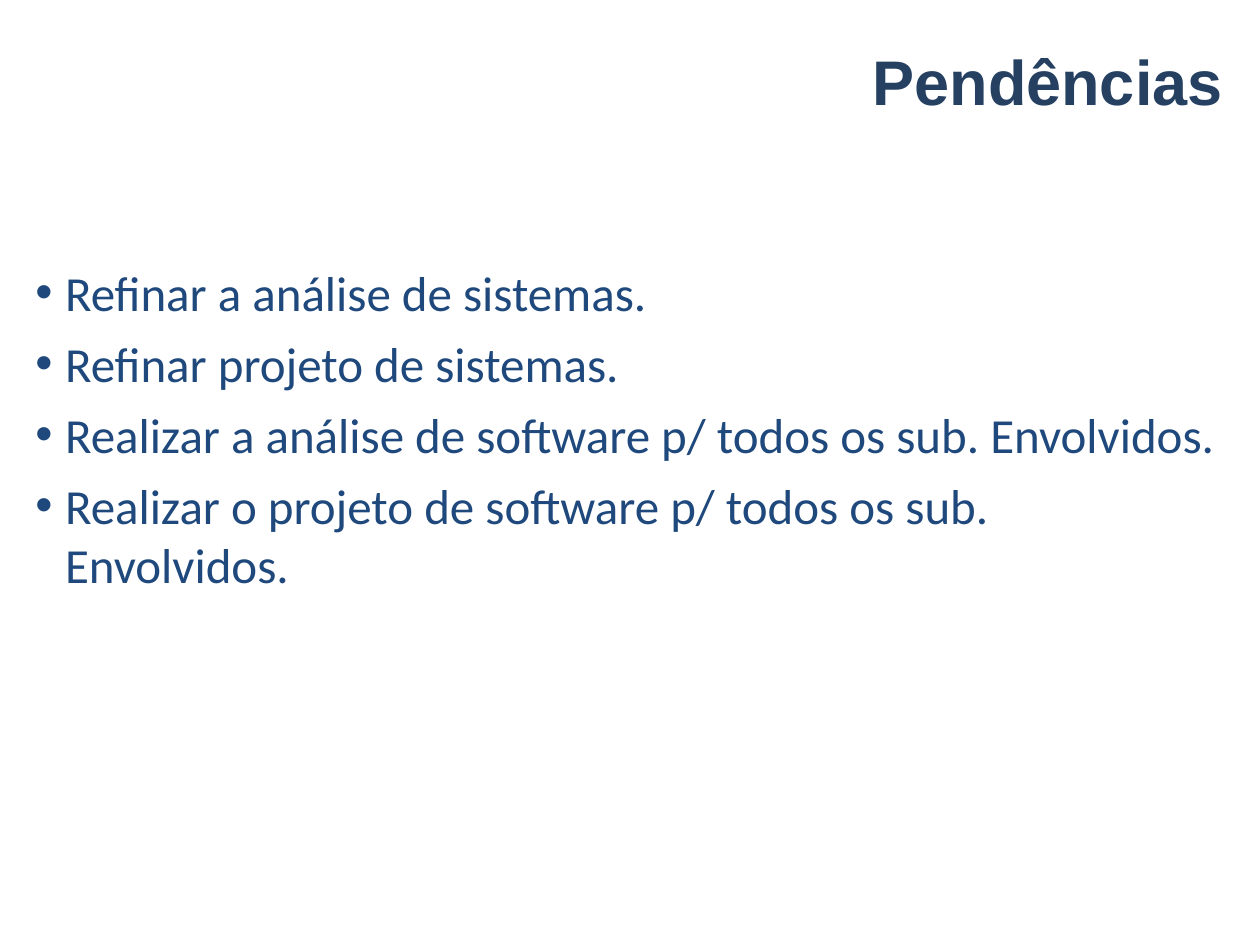
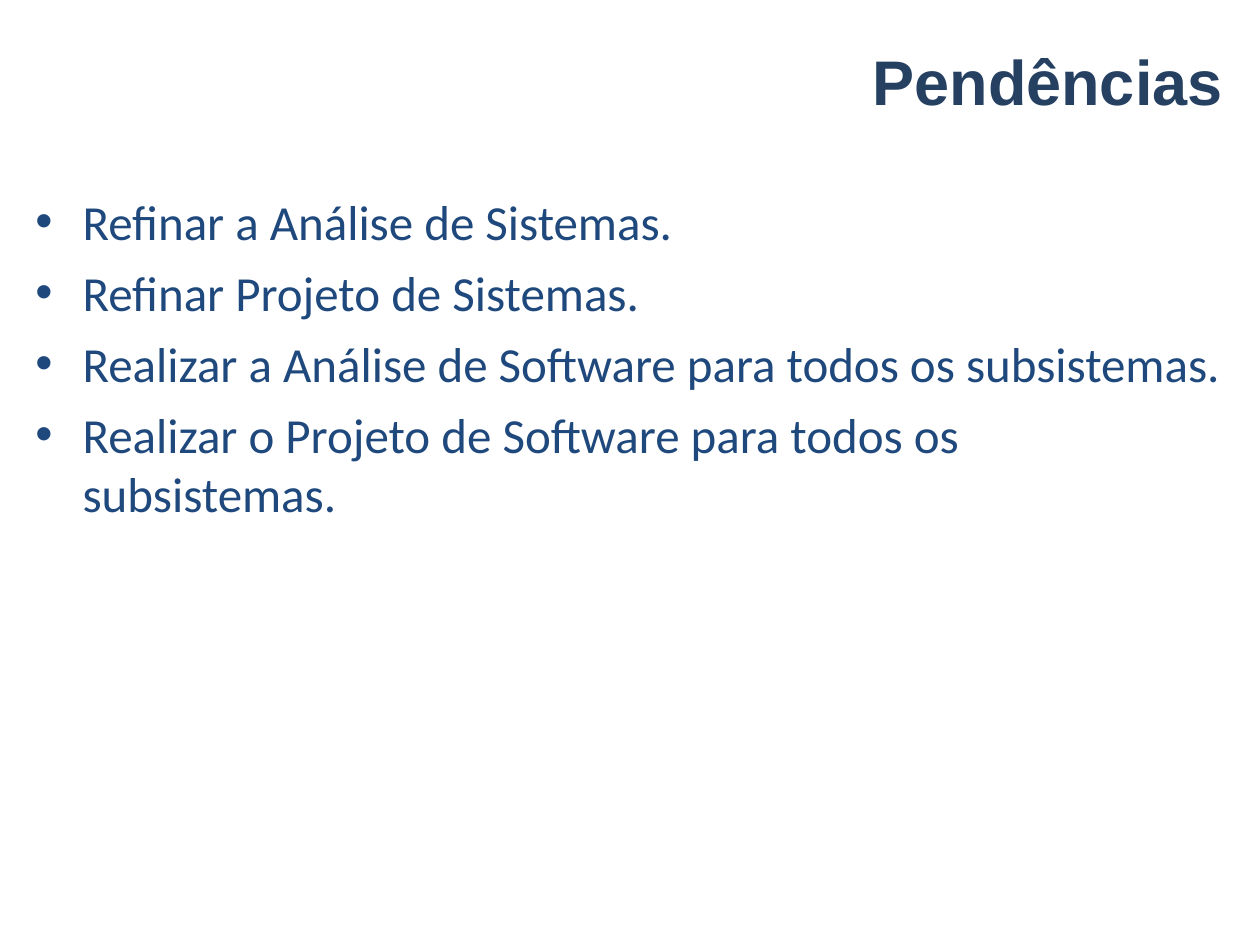
Before and after one commit to VagnerAlcantara/TCC, a slide deck: slide 9 of AnteProjeto/Apresentacao do Anteprojeto.ppt. Drawn at 1260x945 pixels with LibreOffice and Linux fonts; fonts in the diff are those of the drawing; background and template pictures are left out. Boxes give left, top, right and bottom in pixels: in the first picture for what was removed or moved away, otherwise in the second. Text is boxed around its words. In the diff, an @@ line names an element or a change of style, - is before the commit and + after.

```diff
--- a/AnteProjeto/Apresentacao do Anteprojeto.ppt
+++ b/AnteProjeto/Apresentacao do Anteprojeto.ppt
@@ text at <box>83,206,1220,513</box>: text changed @@
-• Refinar a análise de sistemas.
-• Refinar projeto de sistemas.
-• Realizar a análise de software p/ todos os sub. Envolvidos.
-• Realizar o projeto de software p/ todos os sub. Envolvidos.
+• Refinar a Análise de Sistemas.
+• Refinar Projeto de Sistemas.
+• Realizar a Análise de Software para todos os subsistemas.
+• Realizar o Projeto de Software para todos os subsistemas.
```
Also in this commit, not shown: 5 other slides changed, 1 slide added, 1 slide removed.
